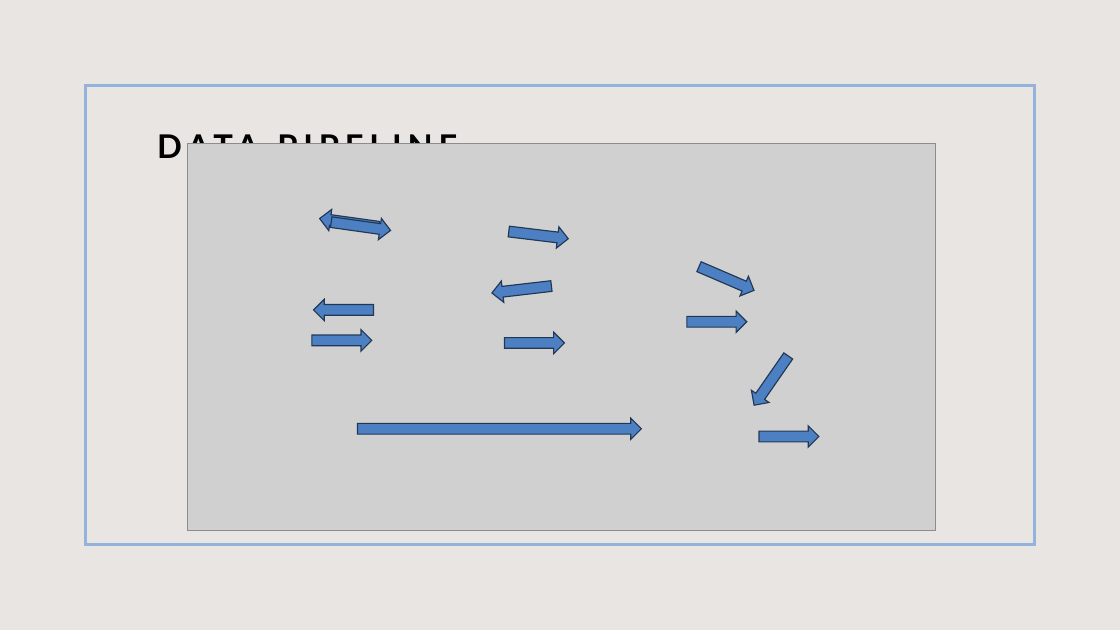
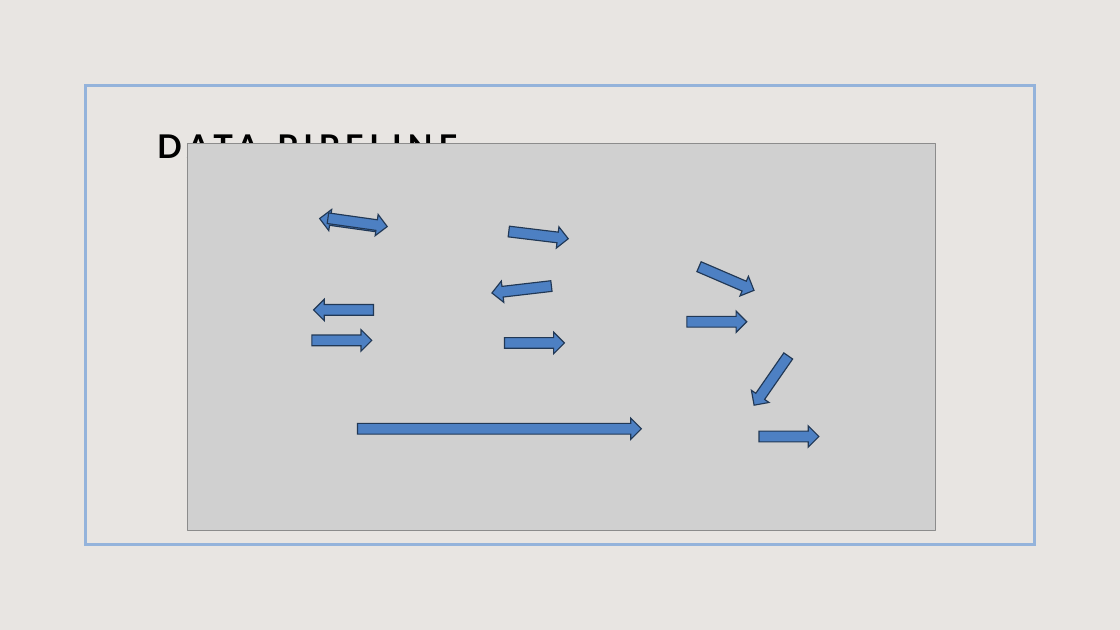
Before and after one commit to toporek3112/vienna_public-transport_weather_correlation, a slide deck: slide 3 of dsi_project.pptx. Drawn at 1120x630 pixels with LibreOffice and Linux fonts; fonts in the diff are those of the drawing; grey boxes stand for pictures. Boxes give left, top, right and bottom in pixels: in the first picture for what was removed or moved away, otherwise in the second. Text is boxed around its words. In the diff, an @@ line names an element or a change of style, - is before the commit and + after.

Commit message:
presentation fix

```diff
--- a/dsi_project.pptx
+++ b/dsi_project.pptx
@@ right arrow: place and size @@
-right arrow at (330,212,392,242)
+right arrow at (326,208,389,238)
```
